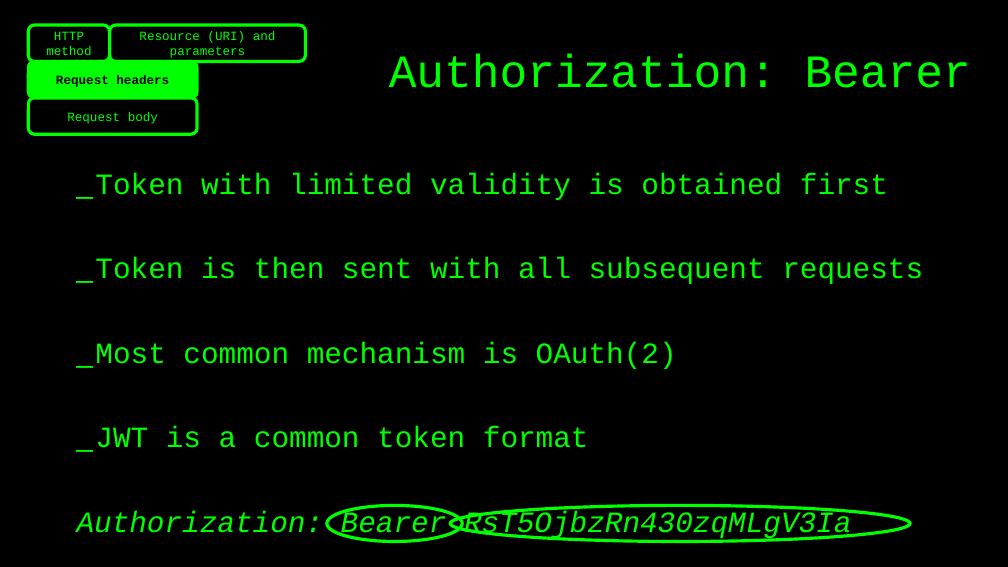
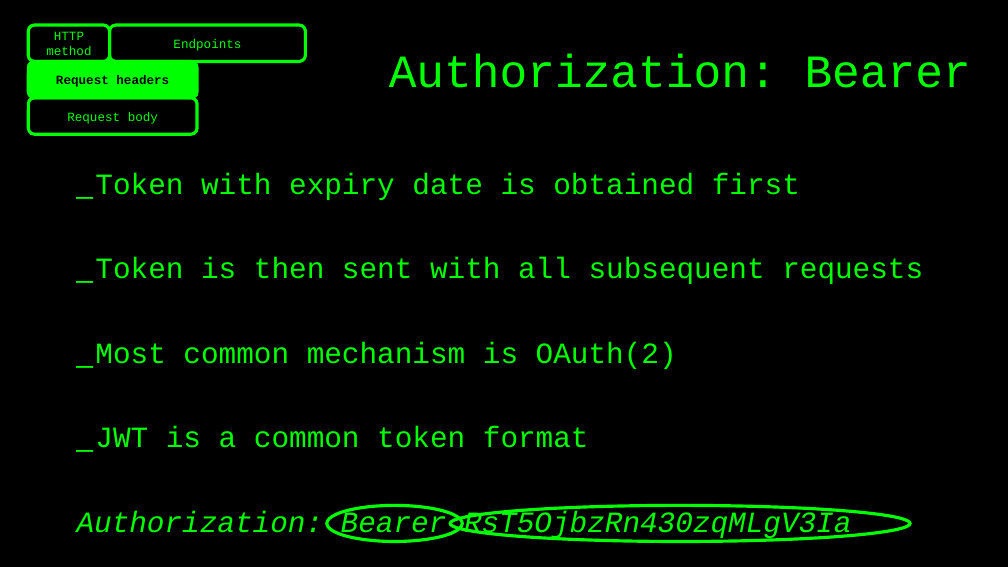
Before and after one commit to basdijkstra/requests-workshop, a slide deck: slide 20 of python-requests-workshop.pptx (slide 19 before the commit). Drawn at 1008x567 pixels with LibreOffice and Linux fonts; fonts in the diff are those of the drawing. Boxes give left, top, right and bottom in pixels: in the first picture for what was removed or moved away, otherwise in the second. Text is boxed around its words. In the diff, an @@ line names an element or a change of style, - is before the commit and + after.

```diff
--- a/python-requests-workshop.pptx
+++ b/python-requests-workshop.pptx
@@ text in rounded rectangle at (x1=173, y1=39, x2=241, y2=51): text changed @@
-Resource (URI) and parameters
+Endpoints
@@ text at (x1=95, y1=173, x2=800, y2=200): text changed @@
-_ Token with limited validity is obtained first
+_ Token with expiry date is obtained first
```
Also in this commit, not shown: 13 other slides changed, 2 slides added, 9 slides removed, 2 other files.
